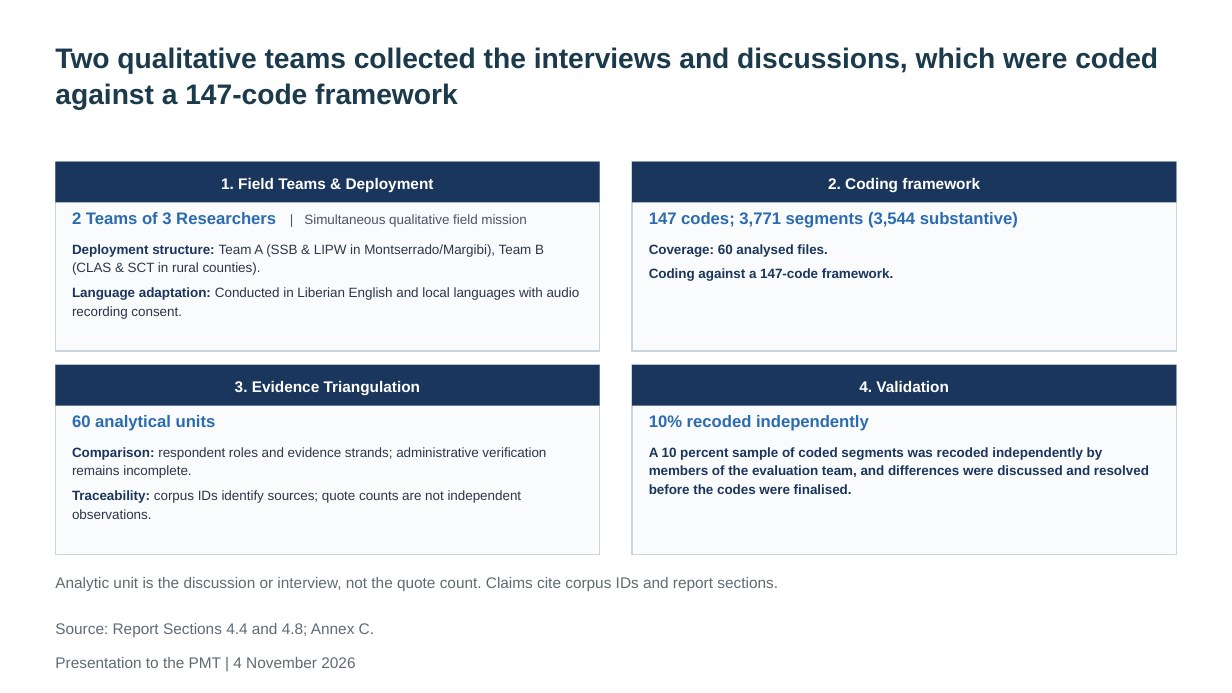
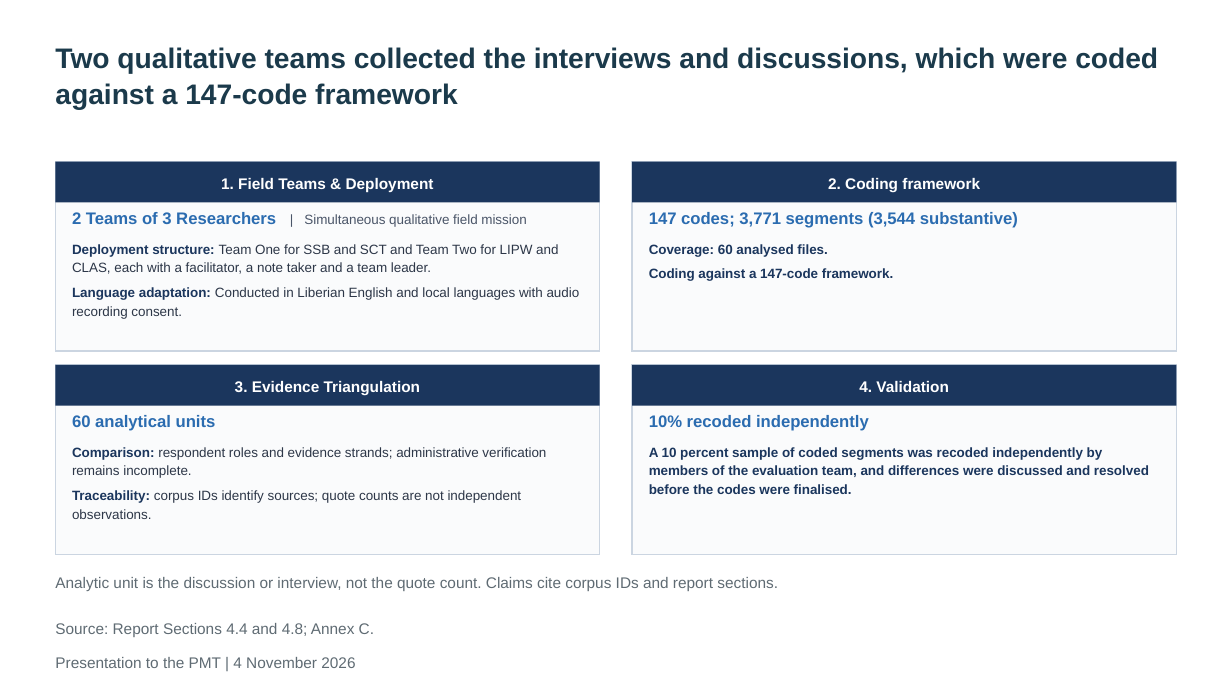
Before and after one commit to kokouekpinda/kokouekpinda, a slide deck: slide 21 of deliverables/REALISE_PMT_Presentation_v5.pptx. Drawn at 1232x693 pixels with LibreOffice and Linux fonts; fonts in the diff are those of the drawing. Boxes give left, top, right and bottom in pixels: in the first picture for what was removed or moved away, otherwise in the second. Text is boxed around its words. In the diff, an @@ line names an element or a change of style, - is before the commit and + after.

```diff
--- a/deliverables/REALISE_PMT_Presentation_v5.pptx
+++ b/deliverables/REALISE_PMT_Presentation_v5.pptx
@@ text at [72, 244, 558, 274]: text changed @@
-Deployment structure: Team A (SSB & LIPW in Montserrado/Margibi), Team B (CLAS & SCT in rural counties).
+Deployment structure: Team One for SSB and SCT and Team Two for LIPW and CLAS, each with a facilitator, a note taker and a team leader.
```
Also in this commit, not shown: 11 other slides changed, 9 other files.
